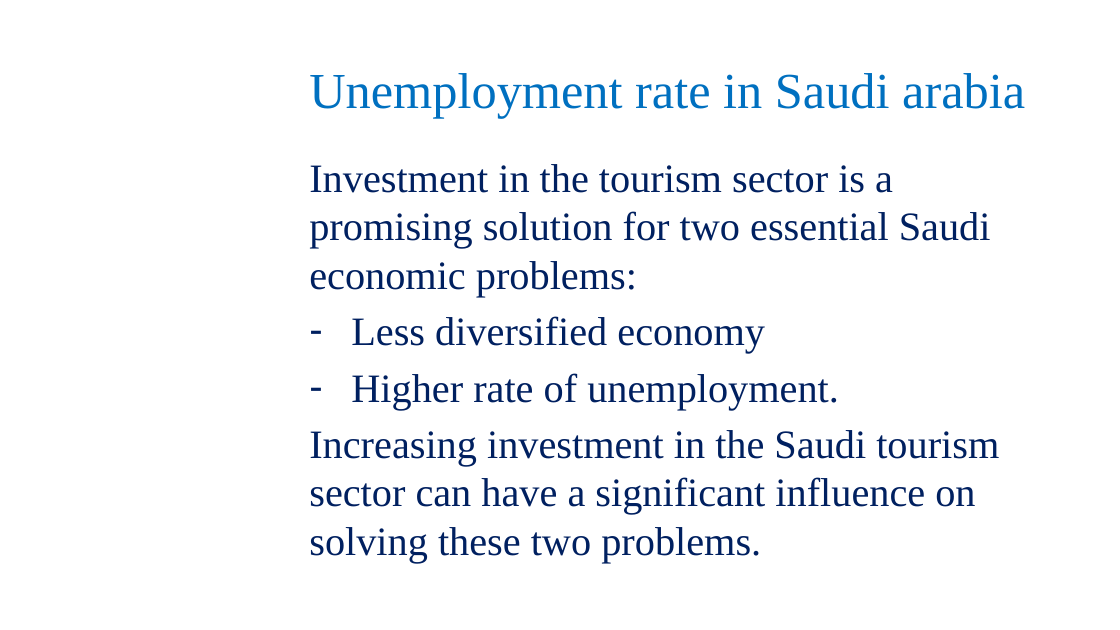
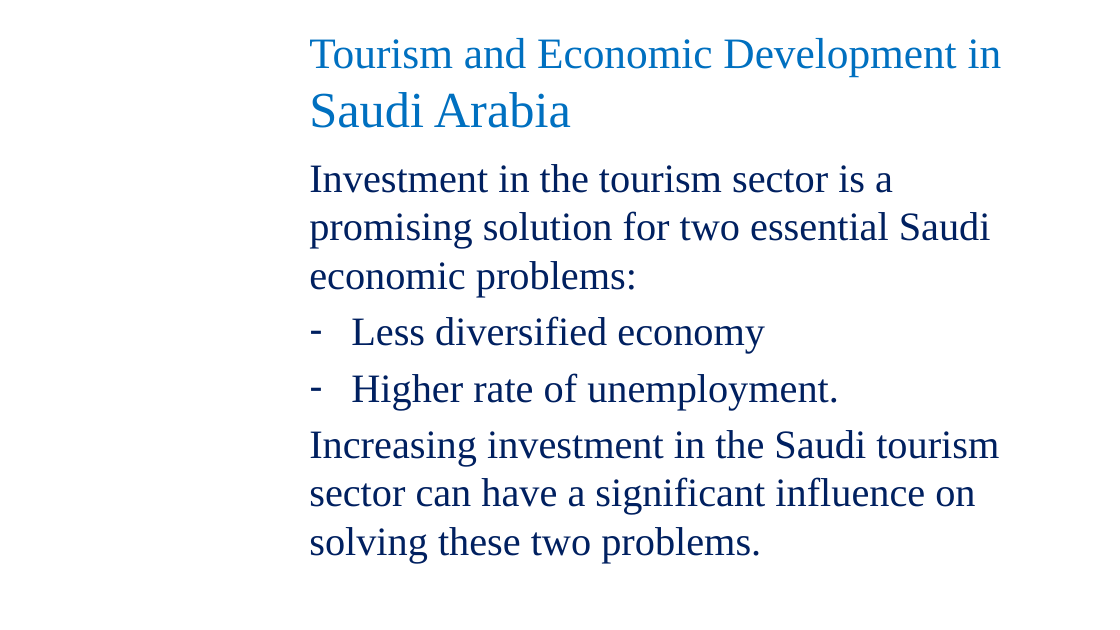
Before and after one commit to Amal-Almutairy/Business-and-Tourism-in-Saudi-Arabia-Capstone, a slide deck: slide 3 of Short Term Business and Tourism in Saudi Arabia.pptx. Drawn at 1120x630 pixels with LibreOffice and Linux fonts; fonts in the diff are those of the drawing; background and template pictures are left out. Boxes give left, top, right and bottom in pixels: in the first picture for what was removed or moved away, otherwise in the second. Text is boxed around its words. In the diff, an @@ line names an element or a change of style, - is before the commit and + after.

```diff
--- a/Short Term Business and Tourism in Saudi Arabia.pptx
+++ b/Short Term Business and Tourism in Saudi Arabia.pptx
@@ title at (309, 38, 1002, 128): text changed; size 32.4 to 27.9 pt @@
-Unemployment rate in Saudi arabia
+Tourism and Economic Development in Saudi Arabia
```
Also in this commit, not shown: 3 other slides changed, 2 slides added, 1 slide removed, 1 other file.
